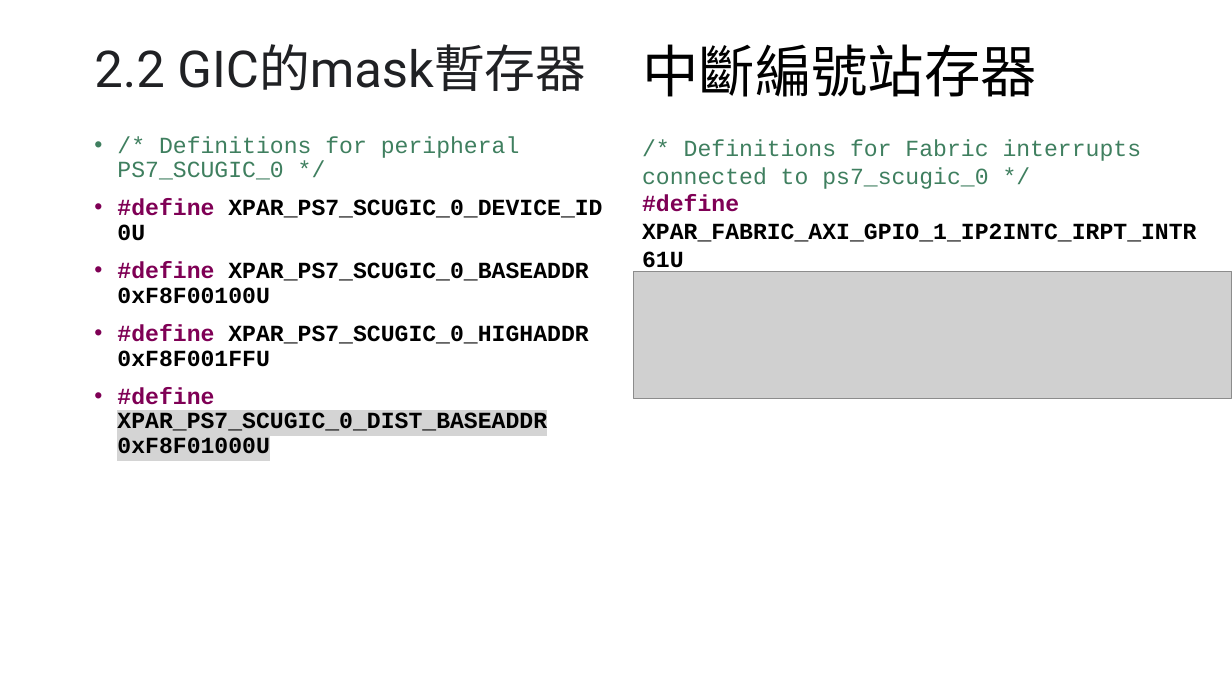
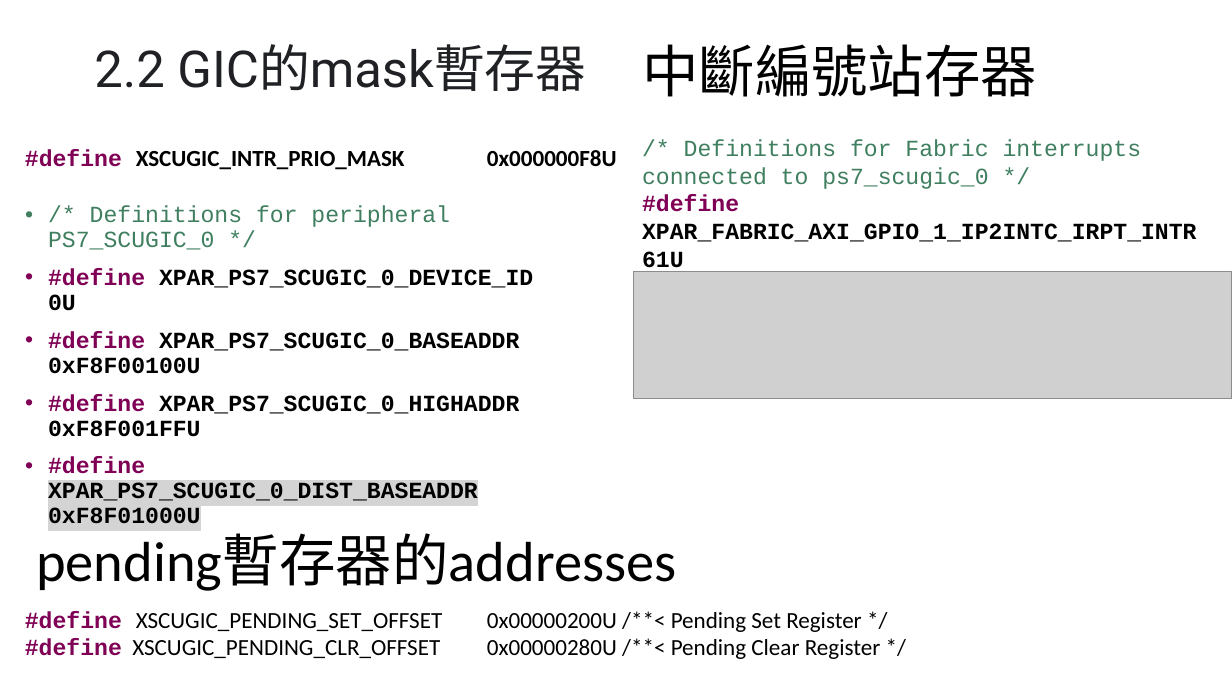
Before and after one commit to kevinhow3117/system-chip-design, a slide deck: slide 2 of HomeWork_2/SOC.pptx. Drawn at 1232x693 pixels with LibreOffice and Linux fonts; fonts in the diff are those of the drawing; grey boxes stand for pictures. Boxes give left, top, right and bottom in pixels: in the first picture for what was removed or moved away, otherwise in the second. Text is boxed around its words. In the diff, an @@ line names an element or a change of style, - is before the commit and + after.

```diff
--- a/HomeWork_2/SOC.pptx
+++ b/HomeWork_2/SOC.pptx
@@ text added at [25,150,617,170], 18 pt, text #000000, bold @@
+#define XSCUGIC_INTR_PRIO_MASK 0x000000F8U
@@ text "/* Definitions for peripheral PS7_SCUGIC_0 ...": place and size @@
-text "/* Definitions for peripheral PS7_SCUGIC_0 ..." at [117,136,602,454]
+text "/* Definitions for peripheral PS7_SCUGIC_0 ..." at [48,206,533,524]
@@ text added at [36,533,676,591], 44 pt, text #000000 @@
+pending暫存器的addresses
@@ text added at [25,611,881,659], 18 pt, text #000000 @@
+#define XSCUGIC_PENDING_SET_OFFSET 0x00000200U /**< Pending Set Register */
+#define XSCUGIC_PENDING_CLR_OFFSET 0x00000280U /**< Pending Clear Register */
```
Also in this commit, not shown: 1 slide added, 1 slide removed.
